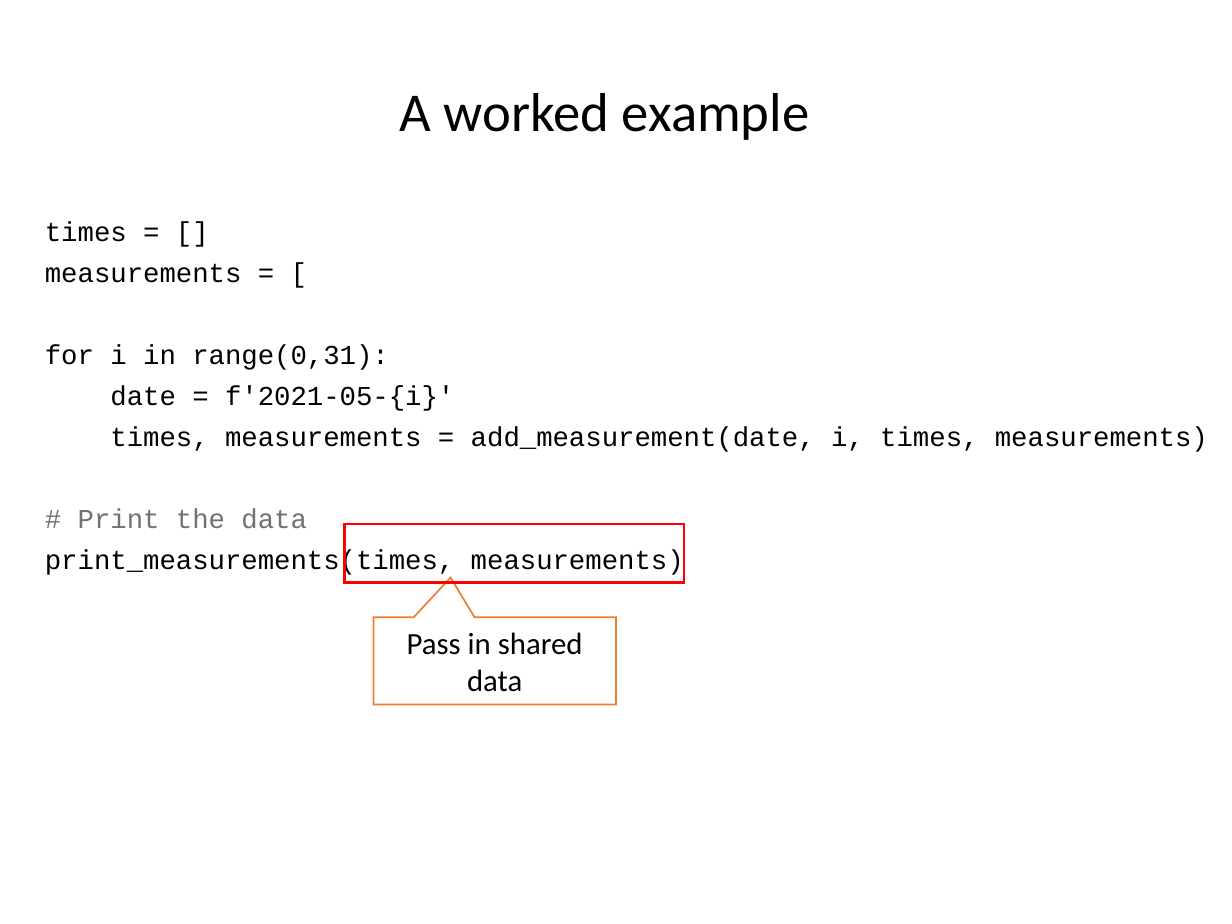
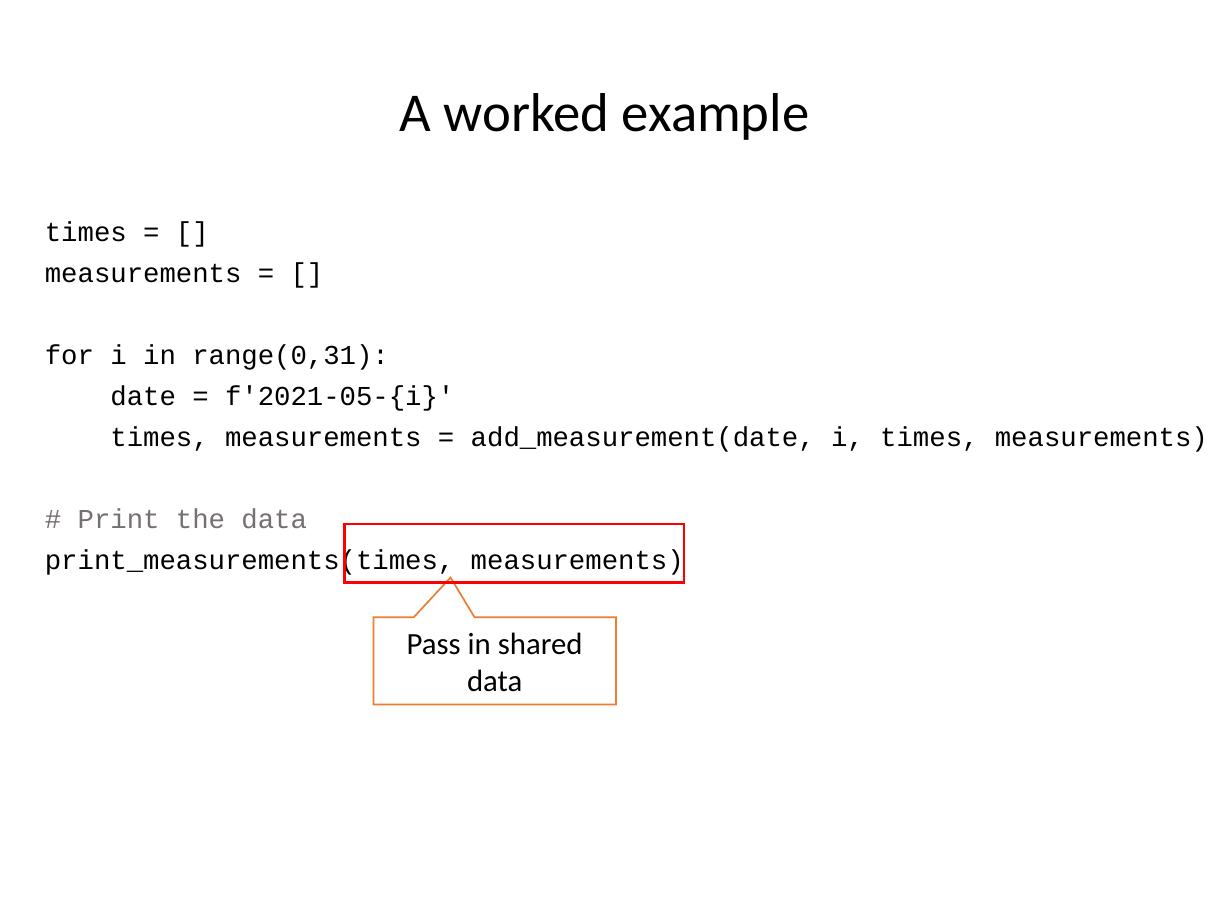
Before and after one commit to ncasuk/ncas-isc, a slide deck: slide 26 of python/presentations/learning_python/22_ceda-oop.pptx (slide 25 before the commit). Drawn at 1232x924 pixels with LibreOffice and Linux fonts; fonts in the diff are those of the drawing; background and template pictures are left out. Boxes give left, top, right and bottom in pixels: in the first picture for what was removed or moved away, otherwise in the second. Text is boxed around its words. In the diff, an @@ line names an element or a change of style, - is before the commit and + after.

```diff
--- a/python/presentations/learning_python/22_ceda-oop.pptx
+++ b/python/presentations/learning_python/22_ceda-oop.pptx
@@ text at [45, 222, 978, 577]: text changed @@
-times = []
-measurements = [
-for i in range(0,31):
-date = f'2021-05-{i}'
-times, measurements = add_measurement(date, i, times, measurements)
-# Print the data
-print_measurements(times, measurements)
+times = []
+measurements = []
+for i in range(0,31):
+date = f'2021-05-{i}'
+times, measurements = add_measurement(date, i, times, measurements)
+# Print the data
+print_measurements(times, measurements)
```
Also in this commit, not shown: 1 other slide changed, 1 slide added, 1 other file.
